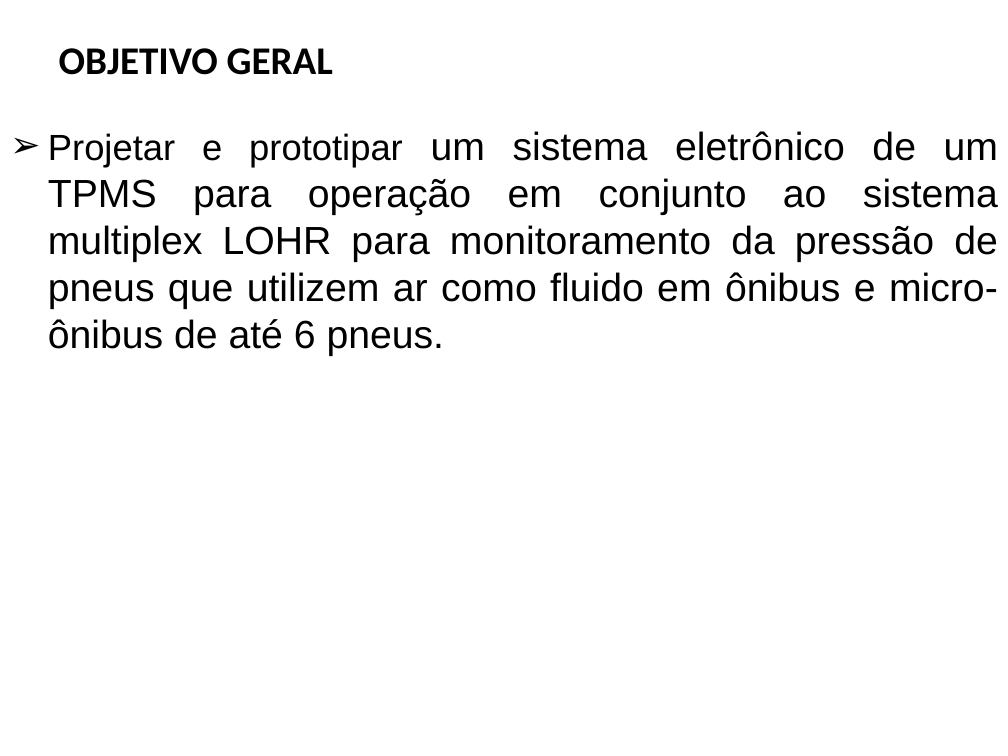
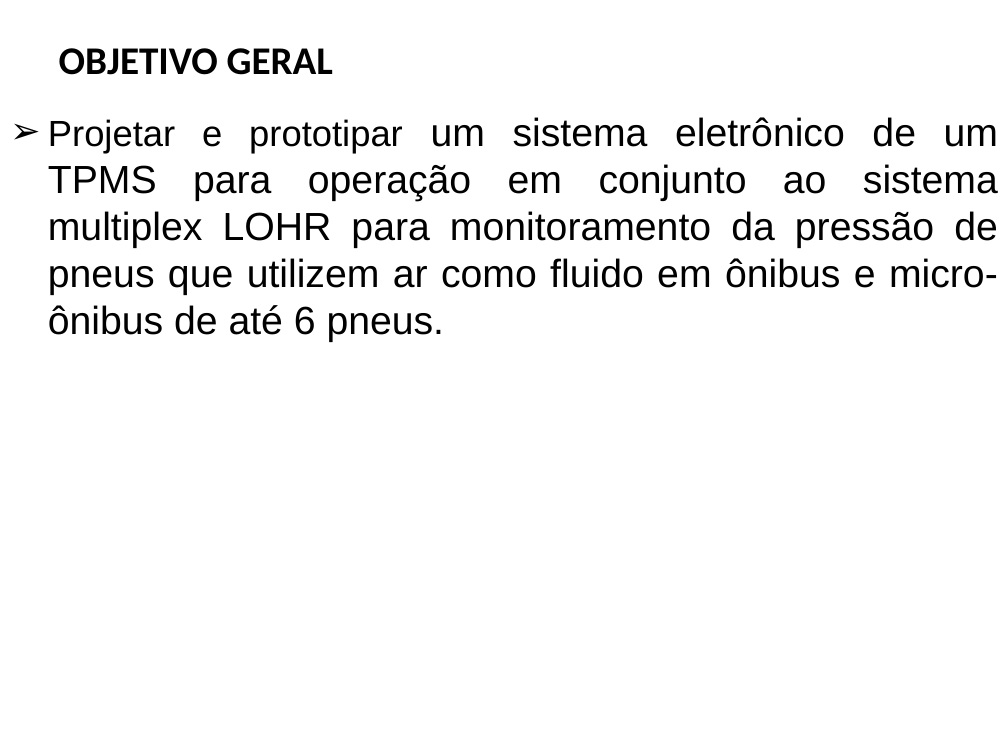
Before and after one commit to FabricioBalbinot/TCC_I, a slide deck: slide 4 of Apresentação TCC I.pptx. Drawn at 1008x756 pixels with LibreOffice and Linux fonts; fonts in the diff are those of the drawing; background and template pictures are left out. Boxes give left, top, right and bottom in pixels: in the first picture for what was removed or moved away, otherwise in the second. Text is boxed around its words. In the diff, an @@ line names an element or a change of style, - is before the commit and + after.

```diff
--- a/Apresentação TCC I.pptx
+++ b/Apresentação TCC I.pptx
@@ text "Projetar e prototipar um sistema ...": place and size @@
-text "Projetar e prototipar um sistema ..." at (48, 131, 998, 356)
+text "Projetar e prototipar um sistema ..." at (48, 117, 998, 342)
```
Also in this commit, not shown: 8 other slides changed, 2 slides added, 5 slides removed, 10 other files.
